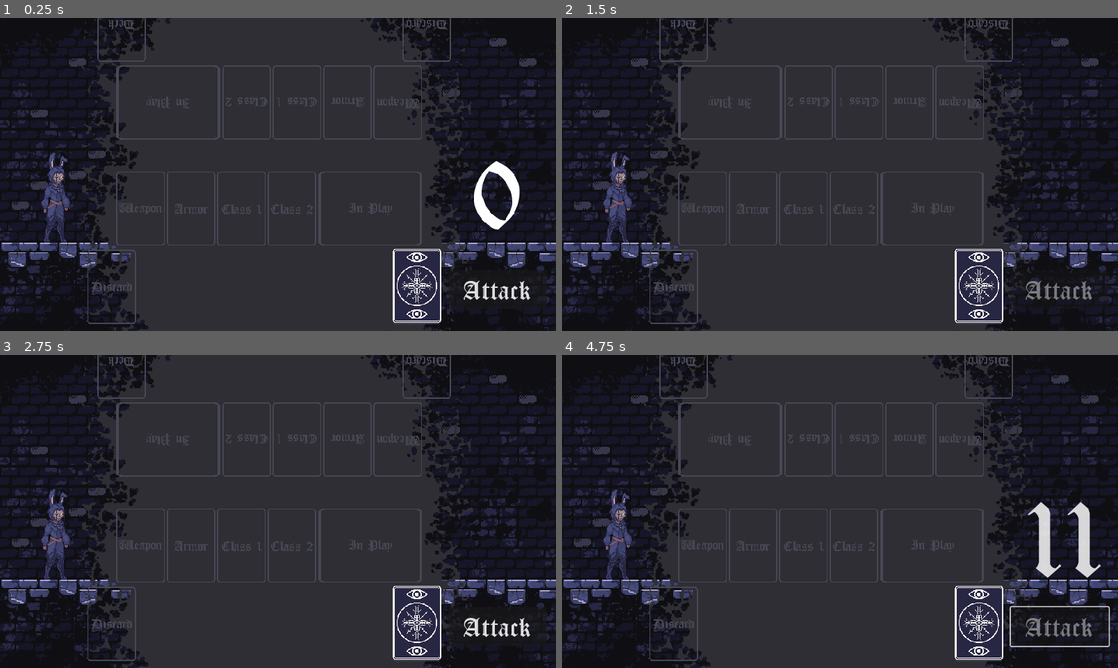
Above: before the commit, frames 1-4 (two rows, left to right).
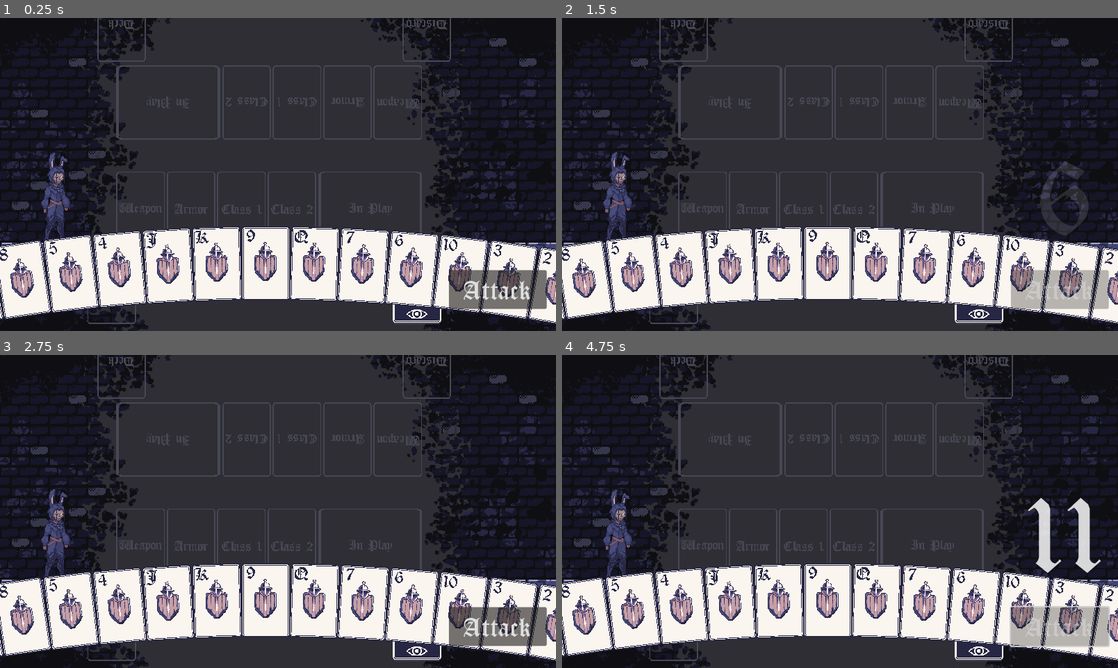
Above: after the commit, the same moments.

Repository: grahamcr4cker/PracticeCards
Game: Godot game, scene res://combat_dungeon.tscn
The game is run twice, just before and just after one commit, with the same random seed, the same clock (stepped at 60 frames per second) and the same inputs.
Inputs (mouse positions are in pixels of both pictures, inside the frame that each line leads up to):
- Up to frame 1 (0.25 s): no input
- Up to frame 2 (1.5 s): click "Attack" at 0.5 s; click (979, 287) at 1.25 s
- Up to frame 3 (2.75 s): click (417, 624) at 2 s
- Up to frame 4 (4.75 s): click "Attack" at 2.75 s; click (979, 624) at 3.5 s; click "Attack" at 4.25 s

The runs differ from the first frame. In frame 1, 21% of the frame differs, in the area x 0-100%, y 45-98%; in frame 2, 22%, in the area x 0-100%, y 46-98%; in frame 3, 20%; in frame 4, 21%.

Commit message:
No longer loads on Play, which fixes visibility issue

Diff:
--- a/Roll Result Indicator.gd
+++ b/Roll Result Indicator.gd
@@ -8,10 +8,9 @@
 
 # Called when the node enters the scene tree for the first time.
 func _ready():
-	shift_direction = Vector2(randi_range(-1, 1), randi_range(-1, 1))
+	pass
 
 
 # Called every frame. 'delta' is the elapsed time since the previous frame.
 func _process(delta):
-	global_position += speed * shift_direction * delta
-	speed = max(speed - friction * delta, 0)
+	pass
--- a/combat_dungeon.tscn
+++ b/combat_dungeon.tscn
@@ -1,19 +1,14 @@
-[gd_scene load_steps=11 format=3 uid="uid://bqw3vokrvf548"]
+[gd_scene load_steps=10 format=3 uid="uid://bqw3vokrvf548"]
 
 [ext_resource type="Texture2D" uid="uid://g3ddrmm8t4rn" path="res://assets/Backgrounds/Background_Dungeon.png" id="1_cb83s"]
 [ext_resource type="Script" path="res://Roll Result Spawn Point.gd" id="1_foulw"]
-[ext_resource type="PackedScene" path="res://player.tscn" id="2_wg4p0"]
+[ext_resource type="PackedScene" uid="uid://bpd4ggfpexeid" path="res://player.tscn" id="2_wg4p0"]
 [ext_resource type="Texture2D" uid="uid://bhwmi0xufos0m" path="res://assets/Card Art/card_back.png" id="3_futgi"]
 [ext_resource type="Script" path="res://PlayerDeck.gd" id="4_0vce2"]
 [ext_resource type="Script" path="res://hand.gd" id="5_hxuek"]
 [ext_resource type="FontFile" uid="uid://diqt2vii6tchx" path="res://assets/Fonts/CloisterBlack.ttf" id="6_krib6"]
 [ext_resource type="PackedScene" uid="uid://v2msqv3t8ntg" path="res://roll_result_indicator.tscn" id="7_g8lkh"]
 [ext_resource type="Script" path="res://Attack Button.gd" id="7_yu8p6"]
-
-[sub_resource type="Curve" id="Curve_26ffl"]
-min_value = -1.0
-_data = [Vector2(0.00515464, -1), 0.0, 2.01036, 0, 1, Vector2(1, 1), 2.01036, 0.0, 1, 0]
-point_count = 2
 
 [node name="playspace" type="Node2D"]
 
@@ -35,6 +30,7 @@
 script = ExtResource("1_foulw")
 
 [node name="player_deck" type="Container" parent="."]
+visible = false
 anchors_preset = -1
 anchor_left = 0.706
 anchor_top = 0.741
@@ -49,6 +45,7 @@
 metadata/_edit_use_anchors_ = true
 
 [node name="discard" type="Container" parent="."]
+visible = false
 anchors_preset = -1
 anchor_left = 0.157
 anchor_top = 0.741
@@ -62,6 +59,7 @@
 metadata/_edit_use_anchors_ = true
 
 [node name="weapon_stack" type="Container" parent="."]
+visible = false
 offset_left = 201.0
 offset_top = 265.0
 offset_right = 285.0
@@ -70,6 +68,7 @@
 metadata/_edit_use_anchors_ = true
 
 [node name="armor_stack" type="Container" parent="."]
+visible = false
 anchors_preset = -1
 anchor_left = 0.3
 anchor_top = 0.491
@@ -83,6 +82,7 @@
 metadata/_edit_use_anchors_ = true
 
 [node name="class1_stack" type="Container" parent="."]
+visible = false
 anchors_preset = -1
 anchor_left = 0.391
 anchor_top = 0.491
@@ -96,6 +96,7 @@
 metadata/_edit_use_anchors_ = true
 
 [node name="class2_stack" type="Container" parent="."]
+visible = false
 anchors_preset = -1
 anchor_left = 0.481
 anchor_top = 0.491
@@ -109,6 +110,7 @@
 metadata/_edit_use_anchors_ = true
 
 [node name="player_inplay" type="Container" parent="."]
+visible = false
 anchors_preset = -1
 anchor_left = 0.573
 anchor_top = 0.491
@@ -140,7 +142,6 @@
 [node name="hand" type="Node2D" parent="."]
 position = Vector2(459, 464)
 script = ExtResource("5_hxuek")
-spread_curve = SubResource("Curve_26ffl")
 
 [node name="Player_hand" type="HBoxContainer" parent="."]
 visible = false
--- a/hand.gd
+++ b/hand.gd
@@ -1,5 +1,44 @@
 extends Node2D
 
-@onready var heavy_armor = preload("res://heavy_armor_cards.tscn")
-@onready var hand = $"."
-@export var spread_curve = Curve
+@onready var heavy_armor = preload("res://heavy_armor_cards.tscn").instantiate()
+
+# Space between sprites in pixels
+var space_between = 0
+# Maximum rotation angle in degrees
+var max_angle = 10
+# Maximum height for the arch in pixels
+var max_height = 5
+
+func _ready():
+	populate_hand()
+	var total_width = 0
+	for child in get_children():
+		total_width += child.texture.get_width() + space_between
+
+	# Subtract the last space, which is not needed
+	total_width -= space_between
+
+	var x_position = -total_width / 2
+	var sprite_count  = get_child_count()
+	var sprite_count_step = round((float(sprite_count) / 3.))
+	max_height += sprite_count_step * (5 + sprite_count_step)
+	var angle_step = 2.0 * max_angle / (sprite_count - 1 if sprite_count > 1 else 1)
+	var current_angle = -max_angle
+	var index = 0
+	for child in get_children():
+		child.global_position.x = self.global_position.x + x_position + child.texture.get_width() / 2
+		child.rotation_degrees = current_angle
+		# Using Arch to calculate the arch ;)
+		var relative_index = index / (sprite_count - 1.0)
+		var arch = max_height * (4 * relative_index * (1 - relative_index))
+		child.global_position.y = self.global_position.y - arch
+
+		x_position += child.texture.get_width() + space_between
+		current_angle += angle_step
+
+		index += 1
+
+
+func populate_hand():
+	for card in heavy_armor.get_children():
+		add_child(card.duplicate())
--- a/player.gd
+++ b/player.gd
@@ -8,7 +8,7 @@
 
 
 func updateAnimation():
-		animation.play("idle")
+	animation.play("idle")
 
 func _physics_process(_delta):
 	move_and_slide()
@@ -33,13 +33,3 @@
 #		get_tree().current_scene.add_child(effect)
 #		effect.global_position = effect_position
 #		return effect
-
-	#get a result from the pool vvv
-#	if roll_result_pool.size() > 0:
-#		return roll_result_pool.pop_front()
-#
-#	else:
-#		var new_roll_result = roll_result_template.instantiate()
-#		new_roll_result.tree_exiting.connect(
-#			func():roll_result_pool.append(new_roll_result))
-#		return new_roll_result
--- a/roll_result_indicator.tscn
+++ b/roll_result_indicator.tscn
@@ -86,12 +86,10 @@
 scale = Vector2(0.5, 0.5)
 theme_override_fonts/font = ExtResource("2_mbvdg")
 theme_override_font_sizes/font_size = 200
-text = "0"
 horizontal_alignment = 1
 vertical_alignment = 1
 
 [node name="AnimationPlayer" type="AnimationPlayer" parent="."]
-autoplay = "show_result"
 libraries = {
 "": SubResource("AnimationLibrary_5dyyc")
 }
